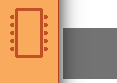
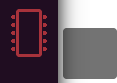
Revision of a layered (117, 83) image; what changed, layer by layer:
painted on "text panel" over box(63, 28, 117, 79)
showed group "dark purple" (3 layers) over box(0, 0, 58, 83)
showed "mem high #1" over box(11, 9, 47, 57)
hid group "orange" (5 layers) over box(0, 0, 59, 83)
hid "mem" over box(10, 8, 48, 58)
